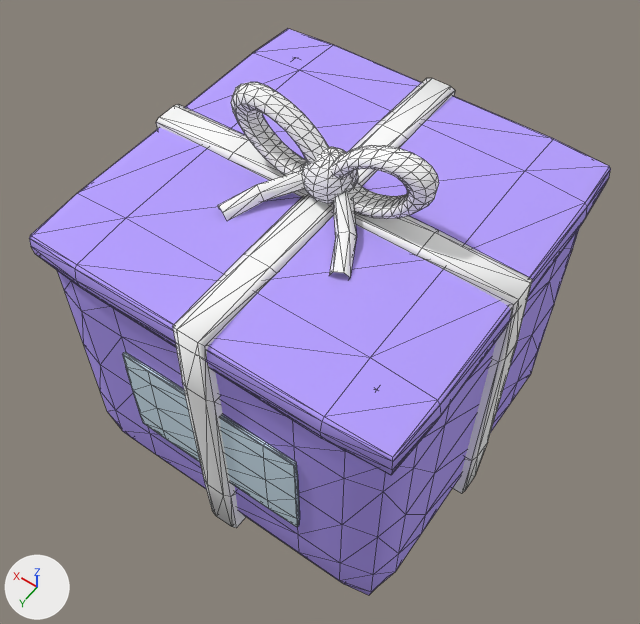
Before and after pictures for a commit that changed the OBJ model assets/meshes/CakeBox.obj.
Camera for both pictures: a 50 mm camera at (-3.91, 5.66, 10.79) aimed at (-0.07, 0.29, 2.35). Lighting does not change. The marker at lower left points along +X, +Y and +Z. The picture after the commit comes second. Mesh edges are drawn as thin lines. Where no turn or scale is listed for an object, it has been applied to the vertices.

The older version as bpy lines, for what is in view:
```python
me_box = bpy.data.meshes.new('Box')
me_box.from_pydata(...)  # 316 vertices, 624 faces; spans x -2.33..2.33, y -2.33..2.33, z 0.0..4.05
me_box.materials.append(mat_box)  # purple #b7a0ff
me_stripe = bpy.data.meshes.new('Stripe')
me_stripe.from_pydata(...)  # 642 vertices, 1248 faces; spans x -2.37..2.37, y -2.37..2.37, z -0.03..5.04
me_stripe.materials.append(mat_stripe)  # white #ffffff
me_window = bpy.data.meshes.new('Window')
me_window.from_pydata(...)  # 98 vertices, 192 faces; spans x -1.2..1.2, y 2.23..2.31, z 1.25..2.75
me_window.materials.append(mat_window)  # pale blue #dbf1ff
ob_box = bpy.data.objects.new('Box', me_box)
ob_box.location = (0.0, 0.0, 0.0)
ob_stripe = bpy.data.objects.new('Stripe', me_stripe)
ob_stripe.location = (0.0, 0.0, 0.0)
ob_window = bpy.data.objects.new('Window', me_window)
ob_window.location = (0.0, 0.0, 0.0)
```
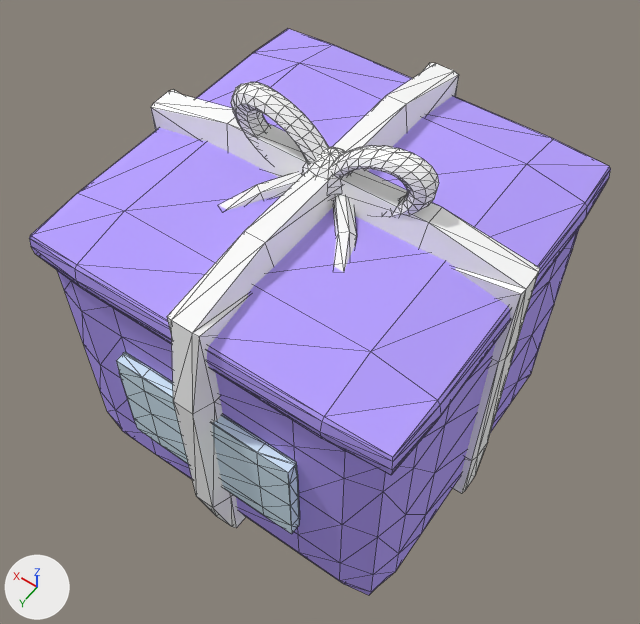
Scene script edits in JSON lines:
```json
{"block": "me_box", "where": "# used by ob_box; location = (0.0, 0.0, 0.0)"}
{"op": "remove", "block": "me_box", "code": "me_box.from_pydata(...)  # 316 vertices, 624 faces; spans x -2.33..2.33, y -2.33..2.33, z 0.0..4.05"}
{"op": "add", "block": "me_box", "code": "me_box.from_pydata(...)  # 316 vertices, 624 faces; spans x -2.33..2.33, y -2.33..2.33, z 0.0..4.15"}
{"block": "me_box", "change": "me_box part 1: all 9 vertices in x -1.54..1.54, y -1.54..1.54, z 4.05 are moved by (0.0, 0.0, 0.1)"}
{"block": "me_stripe", "where": "# used by ob_stripe; location = (0.0, 0.0, 0.0)"}
{"op": "remove", "block": "me_stripe", "code": "me_stripe.from_pydata(...)  # 642 vertices, 1248 faces; spans x -2.37..2.37, y -2.37..2.37, z -0.03..5.04"}
{"op": "add", "block": "me_stripe", "code": "me_stripe.from_pydata(...)  # 642 vertices, 1248 faces; spans x -2.38..2.38, y -2.38..2.57, z -0.03..5.04"}
{"block": "me_stripe", "change": "me_stripe part 2: all 4 vertices in x -0.2..0.2, y -2.33..-2.32, z 4.04..4.05 are moved by (0.0, -0.04, 0.2)"}
{"block": "me_stripe", "change": "me_stripe part 3: all 2 vertices in x -0.13..0.13, y -1.23, z 4.09 are moved by (0.0, -0.04, 0.4)"}
{"block": "me_stripe", "change": "me_stripe part 4: all 4 vertices in x -0.2..0.2, y 2.32..2.33, z 4.04..4.05 are moved by (0.0, 0.04, 0.2)"}
{"block": "me_stripe", "change": "me_stripe part 5: all 2 vertices in x -0.13..0.13, y 1.23, z 4.09 are moved by (0.0, 0.04, 0.4)"}
{"block": "me_stripe", "change": "me_stripe part 6: all 4 vertices in x -0.13..0.13, y 2.37, z 0.96..3.1 are moved by (0.0, 0.2, 0.0)"}
{"block": "me_stripe", "change": "me_stripe part 7: all 4 vertices in x -2.33..-2.32, y -0.2..0.2, z 4.04..4.05 are moved by (-0.04, 0.0, 0.2)"}
{"block": "me_stripe", "change": "me_stripe part 8: all 2 vertices in x -1.23, y -0.13..0.13, z 4.09 are moved by (-0.04, 0.0, 0.4)"}
{"block": "me_stripe", "change": "me_stripe part 9: all 4 vertices in x 2.32..2.33, y -0.2..0.2, z 4.04..4.05 are moved by (0.04, 0.0, 0.2)"}
{"block": "me_stripe", "change": "me_stripe part 10: all 2 vertices in x 1.23, y -0.13..0.13, z 4.09 are moved by (0.04, 0.0, 0.4)"}
{"block": "me_stripe", "change": "me_stripe part 11: all faces are now shaded flat (1248 of 1248 changed)"}
{"block": "me_window", "where": "# used by ob_window; location = (0.0, 0.0, 0.0)"}
{"op": "remove", "block": "me_window", "code": "me_window.from_pydata(...)  # 98 vertices, 192 faces; spans x -1.2..1.2, y 2.23..2.31, z 1.25..2.75"}
{"op": "add", "block": "me_window", "code": "me_window.from_pydata(...)  # 98 vertices, 192 faces; spans x -1.2..1.2, y 2.23..2.41, z 1.25..2.75"}
{"block": "me_window", "change": "me_window part 12: 37 of the vertices in x -1.19..1.19, y 2.29..2.31, z 1.26..2.74 are moved by (0.0, 0.1, 0.0)"}
```

Location of each change, (x1, y1, x2, y2) in pixels of the pictures (640 x 624 px; the box of a moved part takes in the faces that stretch with it):
```json
{"object": "Stripe", "change": "reshaped", "before": [156, 78, 532, 528], "after": [151, 63, 540, 528]}
{"object": "Window", "change": "reshaped", "before": [123, 352, 300, 527], "after": [116, 352, 300, 534]}
{"part": 1, "of": "me_box", "change": "moved or reshaped", "before": [31, 45, 610, 416], "after": [31, 45, 610, 416]}
{"part": 2, "of": "me_stripe", "change": "moved or reshaped", "before": [377, 78, 455, 137], "after": [422, 63, 459, 114]}
{"part": 3, "of": "me_stripe", "change": "moved or reshaped", "before": [250, 79, 455, 248], "after": [386, 63, 458, 132]}
{"part": 4, "of": "me_stripe", "change": "moved or reshaped", "before": [173, 273, 277, 402], "after": [167, 294, 248, 402]}
{"part": 5, "of": "me_stripe", "change": "moved or reshaped", "before": [173, 125, 408, 343], "after": [167, 96, 407, 333]}
{"part": 6, "of": "me_stripe", "change": "moved or reshaped", "before": [177, 330, 232, 527], "after": [171, 320, 232, 527]}
{"part": 7, "of": "me_stripe", "change": "moved or reshaped", "before": [418, 256, 532, 362], "after": [455, 268, 538, 362]}
{"part": 8, "of": "me_stripe", "change": "moved or reshaped", "before": [232, 161, 532, 300], "after": [271, 173, 540, 289]}
{"part": 9, "of": "me_stripe", "change": "moved or reshaped", "before": [156, 104, 246, 155], "after": [151, 90, 197, 139]}
{"part": 10, "of": "me_stripe", "change": "moved or reshaped", "before": [156, 106, 438, 248], "after": [151, 91, 442, 223]}
{"part": 11, "of": "me_stripe", "change": "shading changed", "before": [156, 78, 532, 528], "after": [151, 63, 540, 528]}
{"part": 12, "of": "me_window", "change": "moved or reshaped", "before": [123, 355, 299, 527], "after": [116, 354, 299, 534]}
```
